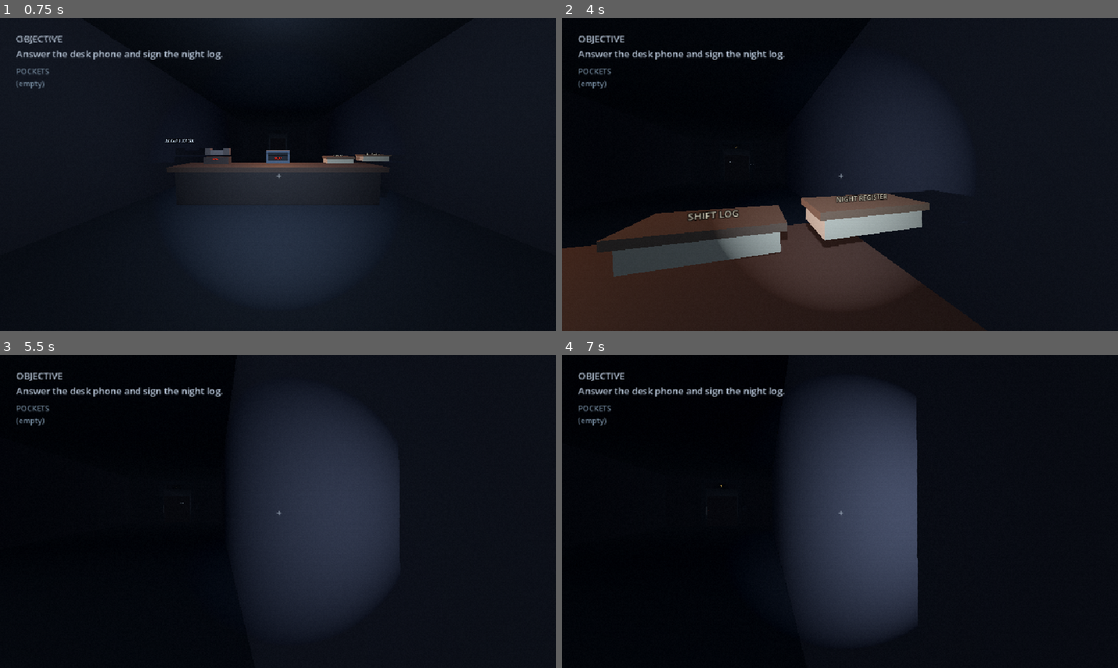
Above: before the commit, frames 1-4 (two rows, left to right).
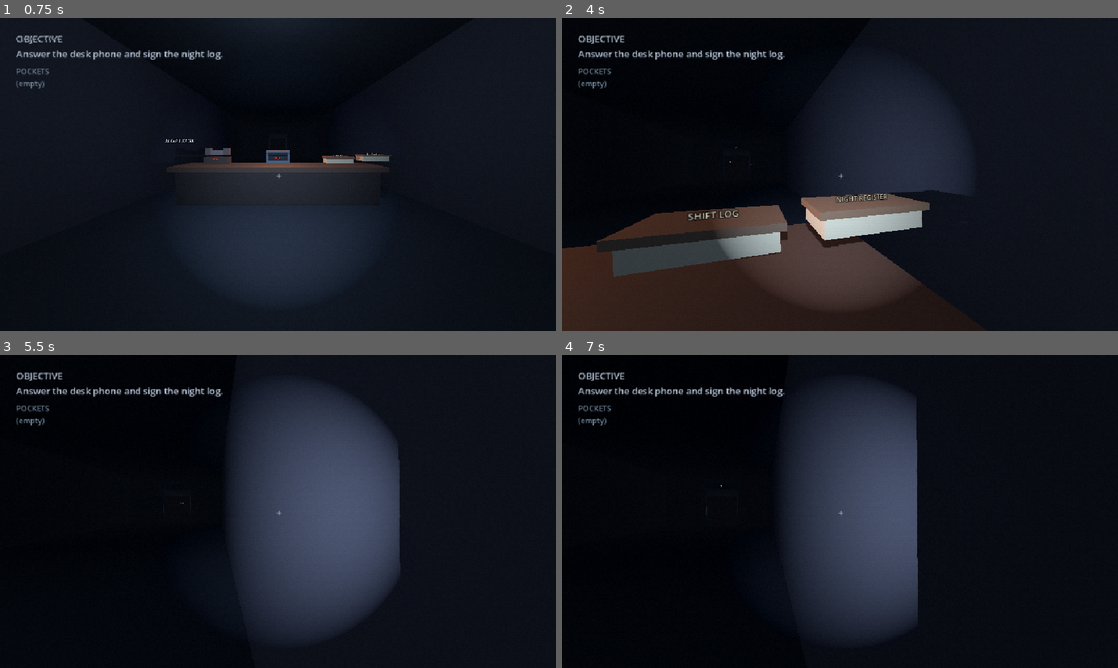
Above: after the commit, the same moments.

Repository: JasonTM17/Horror_Game_Funny
Game: Godot game, scene res://scenes/boot/boot.tscn
Two runs of this game, one before a commit and one after it. Both use one fixed random seed, a clock stepped at 60 frames per second and the inputs below.
Inputs (mouse positions are in pixels of both pictures, inside the frame that each line leads up to):
- Up to frame 1 (0.75 s): click "START SHIFT" at 0.5 s
- Up to frame 2 (4 s): tap Enter at 1.25 s; move the mouse to (867, 174) at 1.27 s; hold F (flashlight) 1.28-2.03 s; hold W (move_forward) from 1.28 s (still down); move the mouse to (812, 174) at 2.02 s; tap F (flashlight) at 2.1, 3.05, 3.8 s; move the mouse to (851, 168) at 2.77 s; hold E (interact) 2.78-3.53 s; move the mouse to (834, 180) at 3.52 s; tap Backspace (show_objective) at 3.6 s
- Up to frame 3 (5.5 s): keep holding W (move_forward); move the mouse to (316, 514) at 4.27 s; hold Shift (sprint) 4.28-5.03 s; tap F (flashlight) at 4.55, 5.1 s; move the mouse to (233, 508) at 5.02 s
- Up to frame 4 (7 s): move the mouse to (845, 511) at 5.77 s; hold F (flashlight) 5.78-6.53 s; tap Space at 6.5 s; move the mouse to (817, 505) at 6.52 s; release W (move_forward) at 6.53 s; hold D (move_right) from 6.53 s (still down); tap E (interact) at 6.6 s; tap F (flashlight) at 6.8 s

Frame 1 is identical in both runs. In frame 2, 0.5% of the frame differs, in the area x 38-59%, y 62-71%; in frame 3, 11%, in the area x 46-72%, y 19-82%; in frame 4, less than 0.1%.

Commit message:
fix(visuals): make flashlight flicker pause-safe

Diff:
--- a/scripts/player/player-flashlight.gd
+++ b/scripts/player/player-flashlight.gd
@@ -1,16 +1,55 @@
 extends SpotLight3D
 
-@export var flicker_chance := 0.015
+@export var flicker_chance := 0.12
+@export var flicker_interval_min := 0.08
+@export var flicker_interval_max := 0.16
+@export var pulse_duration_min := 0.04
+@export var pulse_duration_max := 0.12
+@export var flicker_min_energy := 0.2
+@export var recovery_rate := 18.0
 var _base_energy := 1.8
+var _flicker_check_remaining := 0.0
+var _pulse_remaining := 0.0
+var _pulse_target := 1.8
 
 func _ready() -> void:
+	# The player switches to PROCESS_MODE_ALWAYS to receive pause input. Keep
+	# the light explicitly pausable so its pulse state cannot advance underneath
+	# a paused game.
+	process_mode = Node.PROCESS_MODE_PAUSABLE
 	_base_energy = light_energy
+	_pulse_target = _base_energy
 
-func _process(_delta: float) -> void:
+func _process(delta: float) -> void:
 	if not SettingsManager.flicker_enabled or not visible:
-		light_energy = _base_energy
+		_reset_flicker()
 		return
-	if randf() < flicker_chance:
-		light_energy = randf_range(0.2, _base_energy)
-	else:
-		light_energy = move_toward(light_energy, _base_energy, 0.08)
+	var step := clampf(delta, 0.0, 0.25)
+	if _pulse_remaining > 0.0:
+		_pulse_remaining = maxf(0.0, _pulse_remaining - step)
+	light_energy = move_toward(light_energy, _pulse_target if _pulse_remaining > 0.0 else _base_energy, step * recovery_rate)
+	_flicker_check_remaining -= step
+	if _flicker_check_remaining > 0.0:
+		return
+	_flicker_check_remaining = _next_flicker_interval()
+	if randf() >= clampf(flicker_chance, 0.0, 1.0):
+		return
+	var minimum_energy := clampf(flicker_min_energy, 0.0, _base_energy)
+	var maximum_energy := maxf(minimum_energy, _base_energy * 0.65)
+	_pulse_remaining = _random_range(pulse_duration_min, pulse_duration_max)
+	_pulse_target = randf_range(minimum_energy, maximum_energy)
+	light_energy = minf(light_energy, _pulse_target)
+
+func _reset_flicker() -> void:
+	_flicker_check_remaining = 0.0
+	_pulse_remaining = 0.0
+	_pulse_target = _base_energy
+	light_energy = _base_energy
+
+func _next_flicker_interval() -> float:
+	return _random_range(flicker_interval_min, flicker_interval_max)
+
+func _random_range(first: float, second: float) -> float:
+	var minimum := maxf(0.0, minf(first, second))
+	var maximum := maxf(minimum, maxf(first, second))
+	return randf_range(minimum, maximum)
--- a/tests/player-input-integration-test.gd
+++ b/tests/player-input-integration-test.gd
@@ -24,7 +24,7 @@
 	if not _require(interaction.ray.collision_mask == 4, "interaction ray does not use the named Interactable physics layer"): return
 	if not await _verify_production_interaction(player, interaction): return
 	if not _verify_objective_review(): return
-	if not _verify_pause_and_flashlight(player): return
+	if not await _verify_pause_and_flashlight(player): return
 	if not await _verify_note_escape_restores_input(player): return
 	if not await _verify_door_spam_and_reopen(player, interaction): return
 	if not _verify_comfort_head_bob_restores_authored_origin(player, head): return
@@ -80,7 +80,30 @@
 	player._unhandled_input(pause_event)
 	if not _require(not get_tree().paused and not player.is_input_locked(), "second pause action did not resume and unlock input"): return false
 	player._unhandled_input(flashlight_event)
-	return _require(flashlight.visible != paused_visibility, "flashlight did not toggle after input resumed")
+	if not _require(flashlight.visible != paused_visibility, "flashlight did not toggle after input resumed"): return false
+	if not flashlight.visible:
+		flashlight.visible = true
+	SettingsManager.set_flicker_enabled(true)
+	if not _require(flashlight.process_mode == Node.PROCESS_MODE_PAUSABLE, "flashlight inherited always-on process mode from the paused player"): return false
+	flashlight.flicker_chance = 1.0
+	flashlight.flicker_interval_min = 0.01
+	flashlight.flicker_interval_max = 0.01
+	flashlight.pulse_duration_min = 0.05
+	flashlight.pulse_duration_max = 0.05
+	flashlight.flicker_min_energy = 0.2
+	flashlight._flicker_check_remaining = 0.0
+	flashlight._process(0.016)
+	if not _require(flashlight.light_energy >= flashlight.flicker_min_energy - 0.01 and flashlight.light_energy <= flashlight._base_energy + 0.01, "flashlight pulse exceeded its authored energy bounds"): return false
+	var paused_energy := flashlight.light_energy
+	var paused_check_remaining: float = float(flashlight._flicker_check_remaining)
+	get_tree().paused = true
+	await get_tree().process_frame
+	OS.delay_msec(120)
+	await get_tree().process_frame
+	var flicker_stayed_paused := is_equal_approx(flashlight.light_energy, paused_energy) and is_equal_approx(float(flashlight._flicker_check_remaining), paused_check_remaining)
+	get_tree().paused = false
+	await get_tree().process_frame
+	return _require(flicker_stayed_paused, "flashlight pulse advanced while the game was paused")
 
 func _verify_note_escape_restores_input(player: CharacterBody3D) -> bool:
 	var note := NOTE_SCRIPT.new() as CanvasLayer
